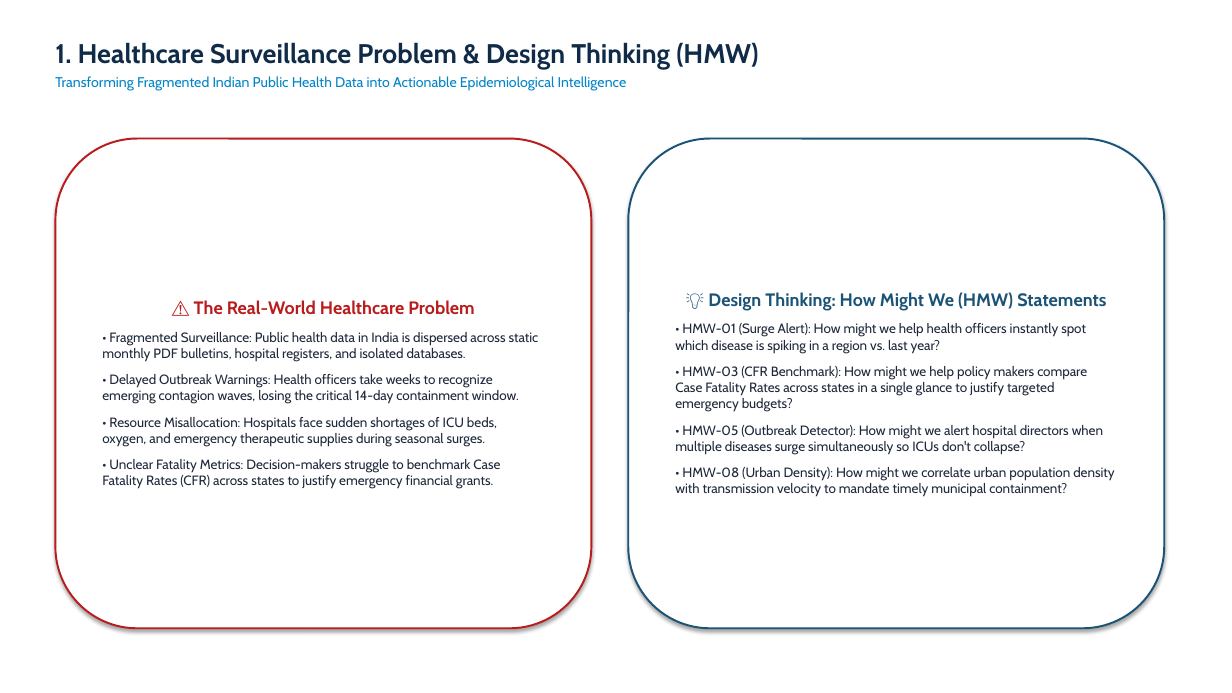
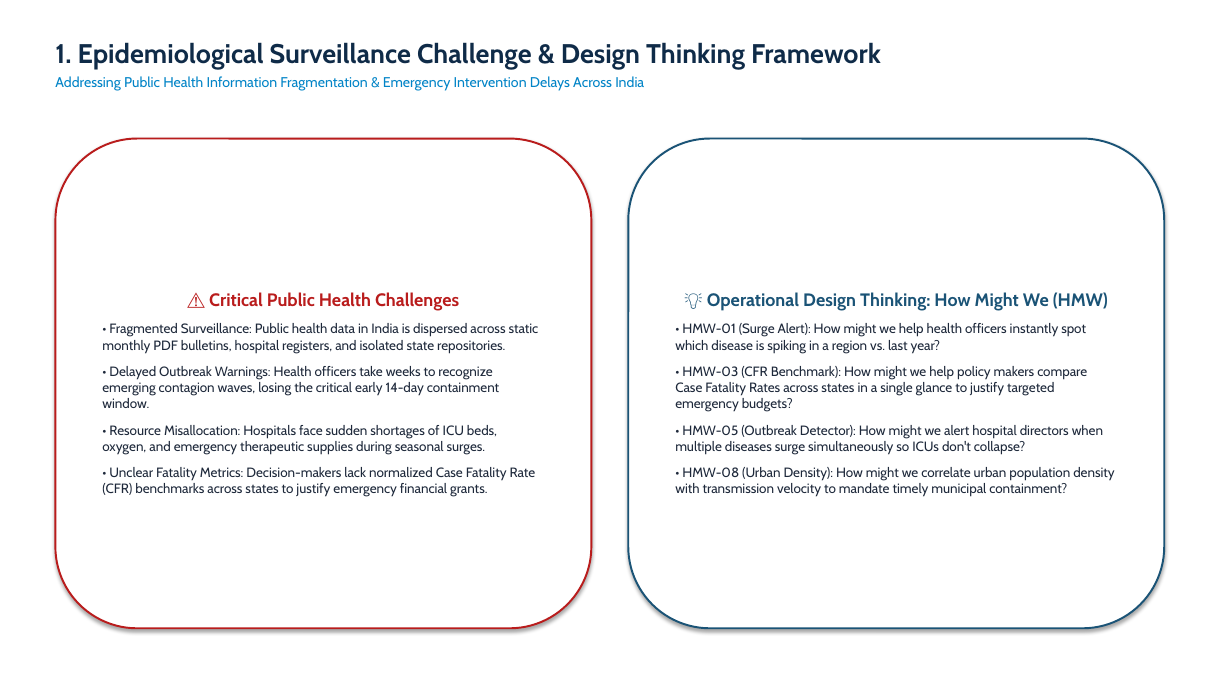
Before and after one commit to Argjain/2500320140031-disease-trend-analysis., a slide deck: slide 2 of docs/18_ArgJain_DiseaseTrendAnalysis_Presentation.pptx. Drawn at 1232x693 pixels with LibreOffice and Linux fonts; fonts in the diff are those of the drawing. Boxes give left, top, right and bottom in pixels: in the first picture for what was removed or moved away, otherwise in the second. Text is boxed around its words. In the diff, an @@ line names an element or a change of style, - is before the commit and + after.

Commit message:
docs: merge all 18 project documents into single master PDF and refine PPT for formal academic submission

```diff
--- a/docs/18_ArgJain_DiseaseTrendAnalysis_Presentation.pptx
+++ b/docs/18_ArgJain_DiseaseTrendAnalysis_Presentation.pptx
@@ text at [55, 42, 881, 91]: text changed @@
-1. Healthcare Surveillance Problem & Design Thinking (HMW)
-Transforming Fragmented Indian Public Health Data into Actionable Epidemiological Intelligence
+1. Epidemiological Surveillance Challenge & Design Thinking Framework
+Addressing Public Health Information Fragmentation & Emergency Intervention Delays Across India
@@ text in rounded rectangle at [102, 292, 539, 408]: text changed @@
-⚠️ The Real-World Healthcare Problem
-• Fragmented Surveillance: Public health data in India is dispersed across static monthly PDF bulletins, hospital registers, and isolated databases.
-• Delayed Outbreak Warnings: Health officers take weeks to recognize emerging contagion waves, losing the critical 14-day containment window.
+⚠️ Critical Public Health Challenges
+• Fragmented Surveillance: Public health data in India is dispersed across static monthly PDF bulletins, hospital registers, and isolated state repositories.
+• Delayed Outbreak Warnings: Health officers take weeks to recognize emerging contagion waves, losing the critical early 14-day containment window.
@@ text in rounded rectangle at [707, 292, 1108, 311]: text changed @@
-💡 Design Thinking: How Might We (HMW) Statements
+💡 Operational Design Thinking: How Might We (HMW)
@@ text in rounded rectangle at [102, 467, 536, 497]: text changed @@
-• Unclear Fatality Metrics: Decision-makers struggle to benchmark Case Fatality Rates (CFR) across states to justify emergency financial grants.
+• Unclear Fatality Metrics: Decision-makers lack normalized Case Fatality Rate (CFR) benchmarks across states to justify emergency financial grants.
```
Also in this commit, not shown: 11 other slides changed, 2 slides added, 2 slides removed, 19 other files.
